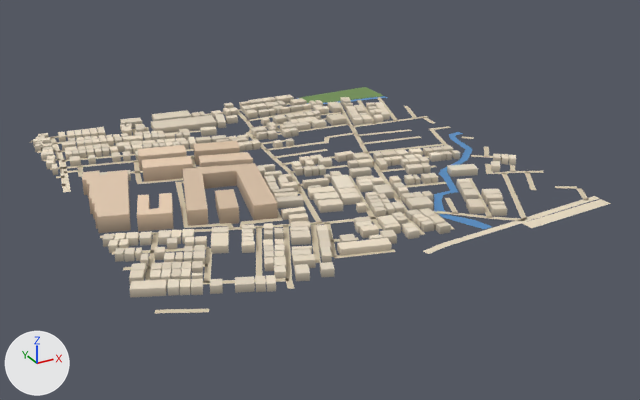
What one commit did to the glTF model public/assets/bengaluru-region-v1/tiles/t-5_15-l1.glb.
One viewpoint serves both versions: a 50 mm camera at (-2689.0, 6890.0, 385.0) aimed at (-2233.0, 7720.0, -30.0). Arrows for +X, +Y and +Z are at lower left; the lights stay in place. The picture after the commit comes second. Vertices at exactly the same position are counted once.

Script lines for the objects in view, before the commit:
```python
me_building = bpy.data.meshes.new('building')
me_building.from_pydata(...)  # 3274 vertices, 4150 faces; spans x -10.0..495.0, y 3.0..508.0, z 0.0..18.0
me_building.materials.append(mat_building)
me_ground = bpy.data.meshes.new('ground')
me_ground.from_pydata(...)  # 845 vertices, 659 faces; spans x -4.0..503.0, y -7.0..501.0, z 1.0
me_ground.materials.append(mat_ground)
me_water = bpy.data.meshes.new('water')
me_water.from_pydata(...)  # 100 vertices, 118 faces; spans x 323.0..500.0, y 16.0..500.0, z 0.0
me_water.materials.append(mat_water)
ob_building = bpy.data.objects.new('building', me_building)
ob_building.location = (-2500.0, 7500.0, 0.0)
ob_ground = bpy.data.objects.new('ground', me_ground)
ob_ground.location = (-2500.0, 7500.0, 0.0)
ob_water = bpy.data.objects.new('water', me_water)
ob_water.location = (-2500.0, 7500.0, 0.0)
```
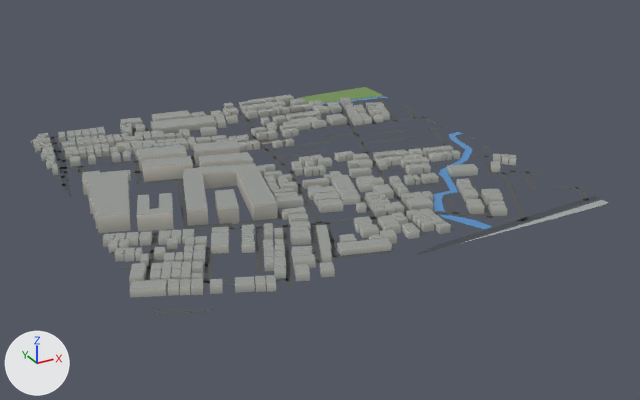
What differs and where, as boxes [x1, y1, x2, y2] in the pictures (640 x 400 px; the box of a moved part takes in the faces that stretch with it):
part 1 of me_building, recoloured (darker): [33, 94, 516, 297] in both
part 2 of me_ground, rebuilt (9% wider): before [155, 309, 209, 313]; after [154, 309, 213, 313]
part 3 of me_ground, added: after [463, 200, 608, 243]
part 4 of me_ground, moved or reshaped: before [37, 133, 294, 289]; after [29, 133, 294, 289]
part 5 of me_ground, moved or reshaped: before [404, 106, 611, 228]; after [403, 105, 611, 208]
part 6 of me_ground, moved or reshaped: before [423, 244, 447, 254]; after [417, 244, 447, 254]
part 7 of me_ground, recoloured: before [50, 97, 611, 288]; after [41, 97, 611, 287]

The edits, one by one:
me_building is used by ob_building; location (-2500.0, 7500.0, 0.0).
me_building had 3274 vertices, 4150 faces and spanned x -10.0..495.0, y 3.0..508.0, z 0.0..18.0.
me_building now has 3274 vertices, 4996 faces and spans x -10.0..495.0, y 3.0..508.0, z 0.0..18.0.
me_building part 1: 4150 kept faces spanning x -10.0..495.0, y 3.0..508.0, z 0.0..18.0 get new vertex colours.
me_ground is used by ob_ground; location (-2500.0, 7500.0, 0.0).
me_ground had 845 vertices, 659 faces and spanned x -4.0..503.0, y -7.0..501.0, z 1.0.
me_ground now has 872 vertices, 682 faces and spans x 0.0..500.0, y 0.0..500.0, z 1.0.
me_ground part 2: the loose piece of 6 vertices spanning x -1.0..42.0, y -3.0..23.0, z 1.0 is rebuilt with 8 vertices and now spans x 0.0..44.0, y 0.0..24.0, z 1.0.
me_ground part 3: a new loose piece of 14 vertices spanning x 297.0..500.0, y 0.0..12.0, z 1.0, in mat_ground.
me_ground part 4: 29 vertices moved from x -4.0..136.0, y 1.0..456.0, z 1.0 to x 0.0..137.0, y 0.0..450.0, z 1.0; 9 vertices removed from x -1.0..120.0, y -1.0..501.0, z 1.0; 17 vertices added at x 0.0..114.0, y 0.0..500.0, z 1.0.
me_ground part 5: 12 vertices moved from x 437.0..503.0, y 11.0..391.0, z 1.0 to x 437.0..500.0, y 0.0..399.0, z 1.0; 15 vertices removed from x 384.0..503.0, y -7.0..294.0, z 1.0; 17 vertices added at x 470.0..500.0, y 0.0..293.0, z 1.0.
me_ground part 6: 2 vertices removed from x 260.0..261.0, y -4.0..4.0, z 1.0; 3 vertices added at x 253.0..280.0, y 0.0..2.0, z 1.0.
me_ground part 7: 582 kept faces spanning x 0.0..500.0, y 0.0..500.0, z 1.0 get new vertex colours; the middle colour goes from beige #d7c9ae to dark grey #535556.
Other edits to the shape of me_ground do not show in these pictures.
